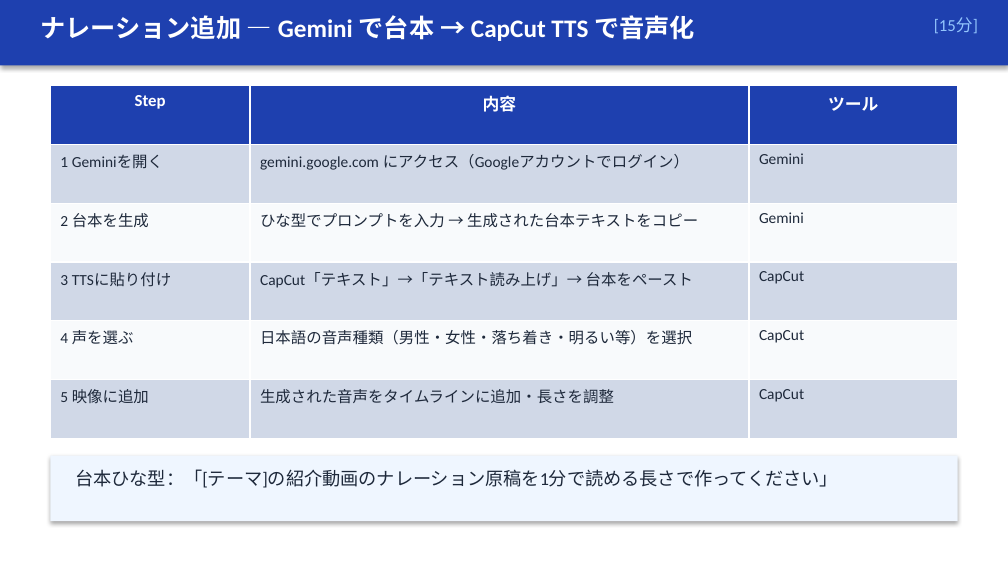
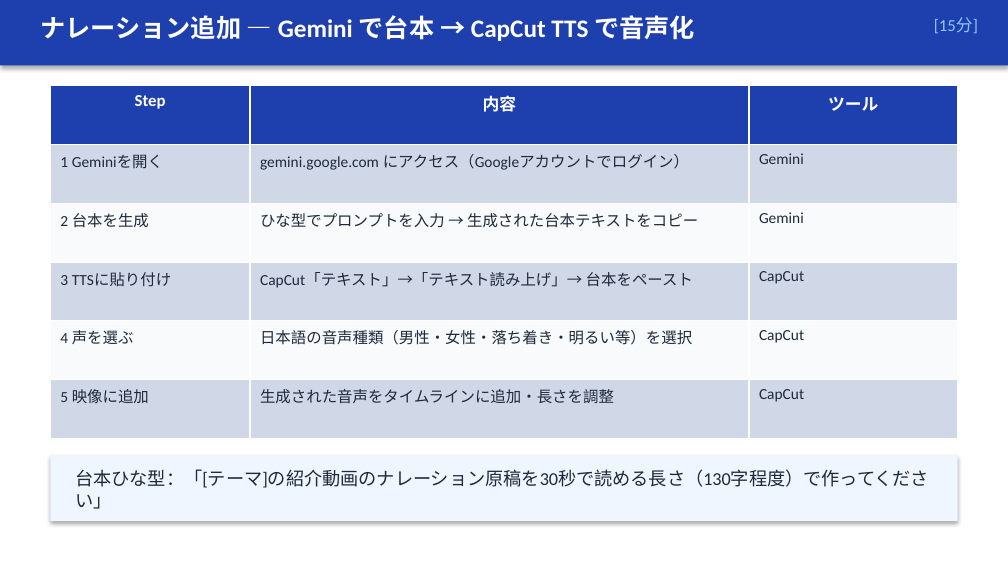
Before and after one commit to zatune-gif/kurashi-no-dodai-log, a slide deck: slide 9 of 00-01_han-ai/training-materials/course04_jissen_doga.pptx. Drawn at 1008x567 pixels with LibreOffice and Linux fonts; fonts in the diff are those of the drawing. Boxes give left, top, right and bottom in pixels: in the first picture for what was removed or moved away, otherwise in the second. Text is boxed around its words. In the diff, an @@ line names an element or a change of style, - is before the commit and + after.

```diff
--- a/00-01_han-ai/training-materials/course04_jissen_doga.pptx
+++ b/00-01_han-ai/training-materials/course04_jissen_doga.pptx
@@ text at [75, 469, 929, 509]: text changed @@
-台本ひな型：「[テーマ]の紹介動画のナレーション原稿を1分で読める長さで作ってください」
+台本ひな型：「[テーマ]の紹介動画のナレーション原稿を30秒で読める長さ（130字程度）で作ってください」
```
Also in this commit, not shown: 2 other slides changed, 3 other files.
